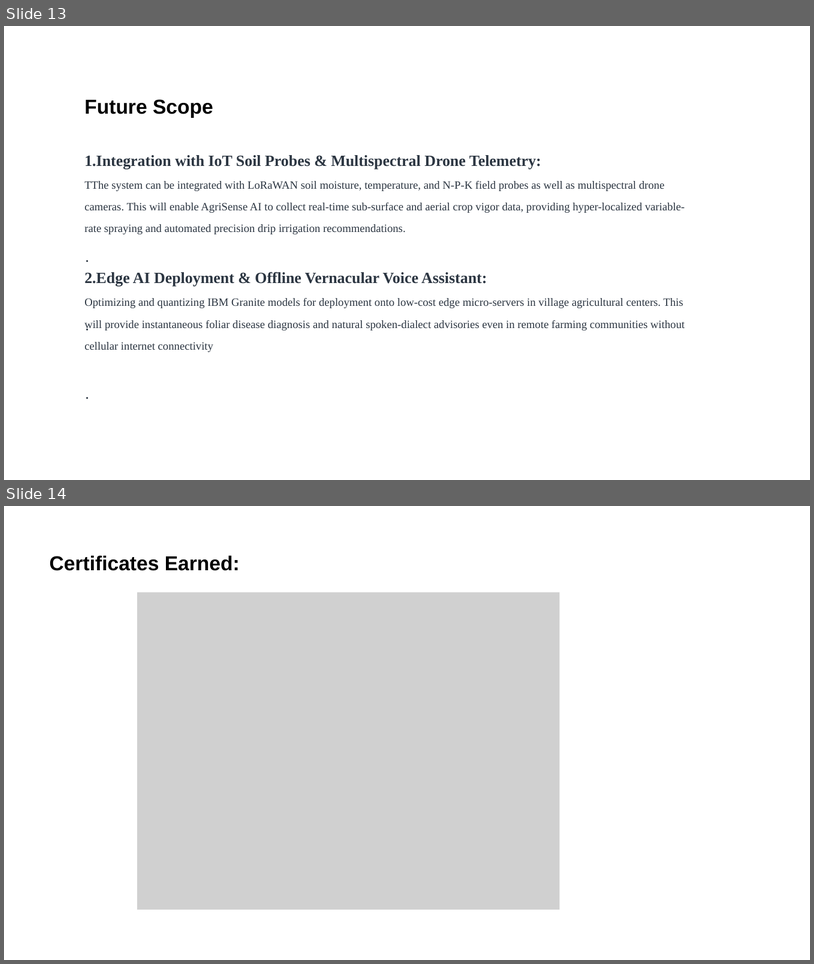
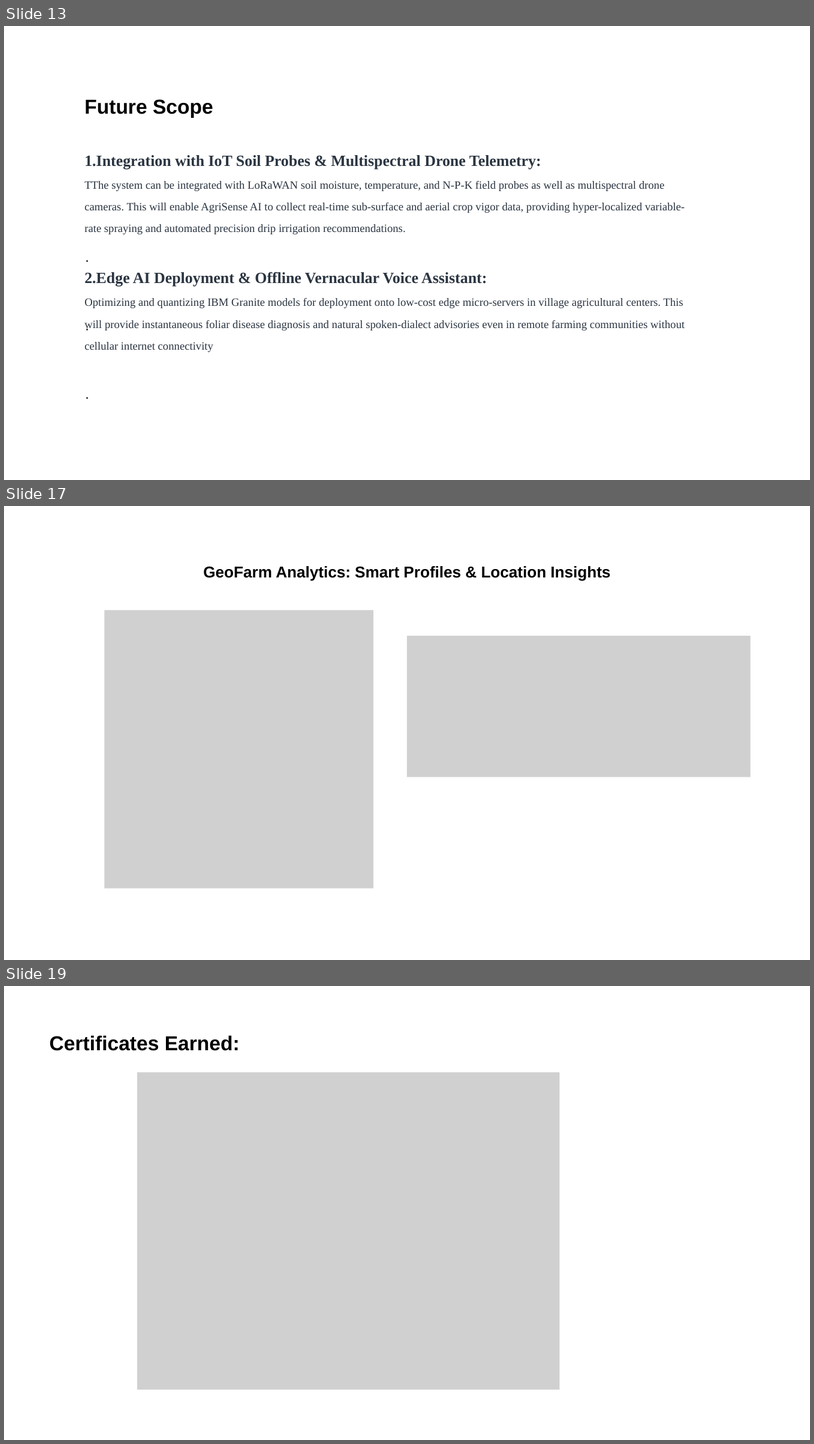
Before and after one commit to swarna-builds/AgriSense-AI-IBM-Granite, a slide deck: your projectpresentation.pptx. Shown one above the other, each under a label of ours: slides 13 and 14 before the commit, slides 13, 17 and 19 after it; the slides between them are not shown. The pictures are 814x964 and 814x1444 pixels, drawn with LibreOffice and Linux fonts; fonts in the diff are those of the drawing; grey boxes stand for pictures. Boxes give left, top, right and bottom in pixels: in the first picture for what was removed or moved away, otherwise in the second. Text is boxed around its words. In the diff, an @@ line names an element or a change of style, - is before the commit and + after.

```diff
--- a/your projectpresentation.pptx
+++ b/your projectpresentation.pptx
@@ slide 17 added at (4,506,810,960), background #FFFFFF @@
@@ text added at (203,566,611,580), 28 pt, text #000000, bold @@
+GeoFarm Analytics: Smart Profiles & Location Insights
@@ picture added at (104,610,374,888) @@
@@ picture added at (407,636,751,777) @@
@@ what was slide 14 is now slide 19 @@
```
Also in this commit, not shown: 1 slide changed, 4 other slides added, 6 other files.
